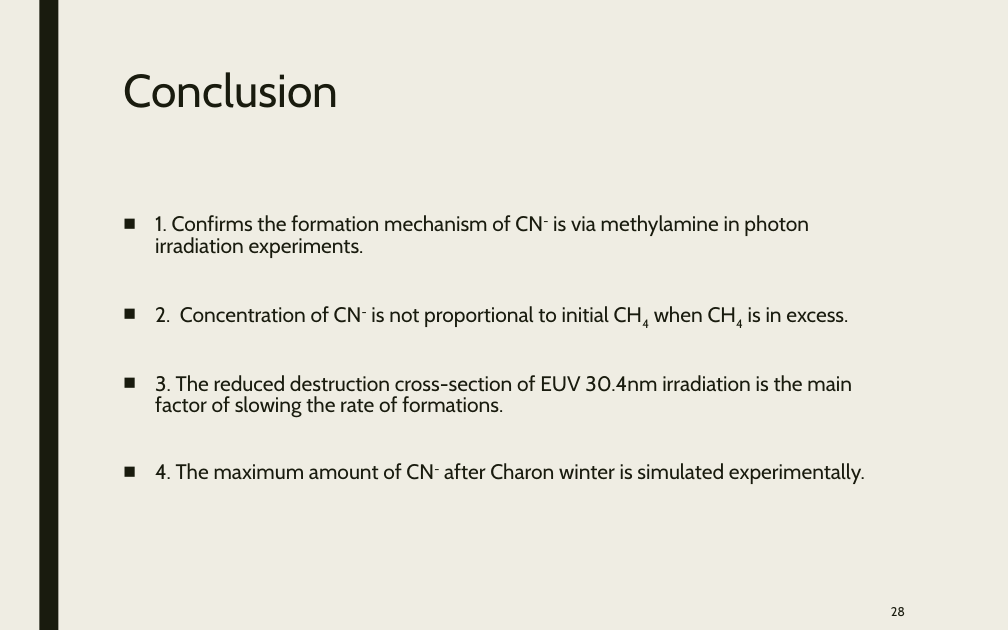
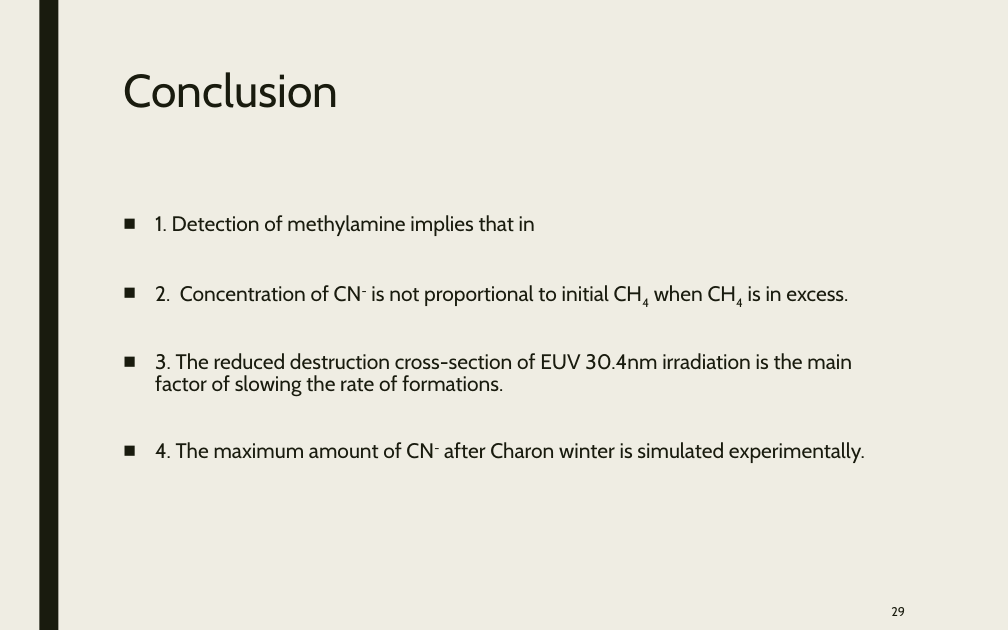
Before and after one commit to samuello1228/lily, a slide deck: slide 29 of doc/VUV and EUV irradiation of CH4 + NH3.pptx (slide 28 before the commit). Drawn at 1008x630 pixels with LibreOffice and Linux fonts; fonts in the diff are those of the drawing. Boxes give left, top, right and bottom in pixels: in the first picture for what was removed or moved away, otherwise in the second. Text is boxed around its words. In the diff, an @@ line names an element or a change of style, - is before the commit and + after.

```diff
--- a/doc/VUV and EUV irradiation of CH4 + NH3.pptx
+++ b/doc/VUV and EUV irradiation of CH4 + NH3.pptx
@@ text at [155, 215, 535, 236]: text changed @@
-■ 1. Confirms the formation mechanism of CN- is via methylamine in photon irradiation experiments.
+■ 1. Detection of methylamine implies that in
@@ page number at [891, 607, 905, 616]: text changed @@
-28
+29
```
Also in this commit, not shown: 10 other slides changed, 1 slide added.
